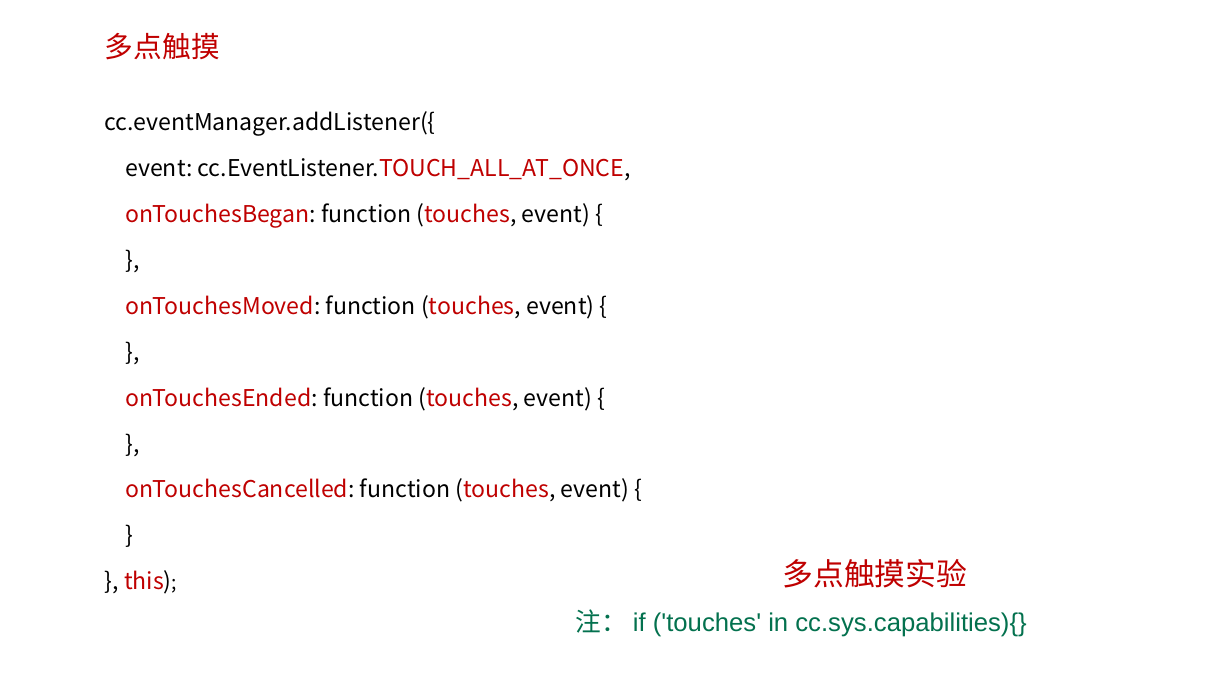
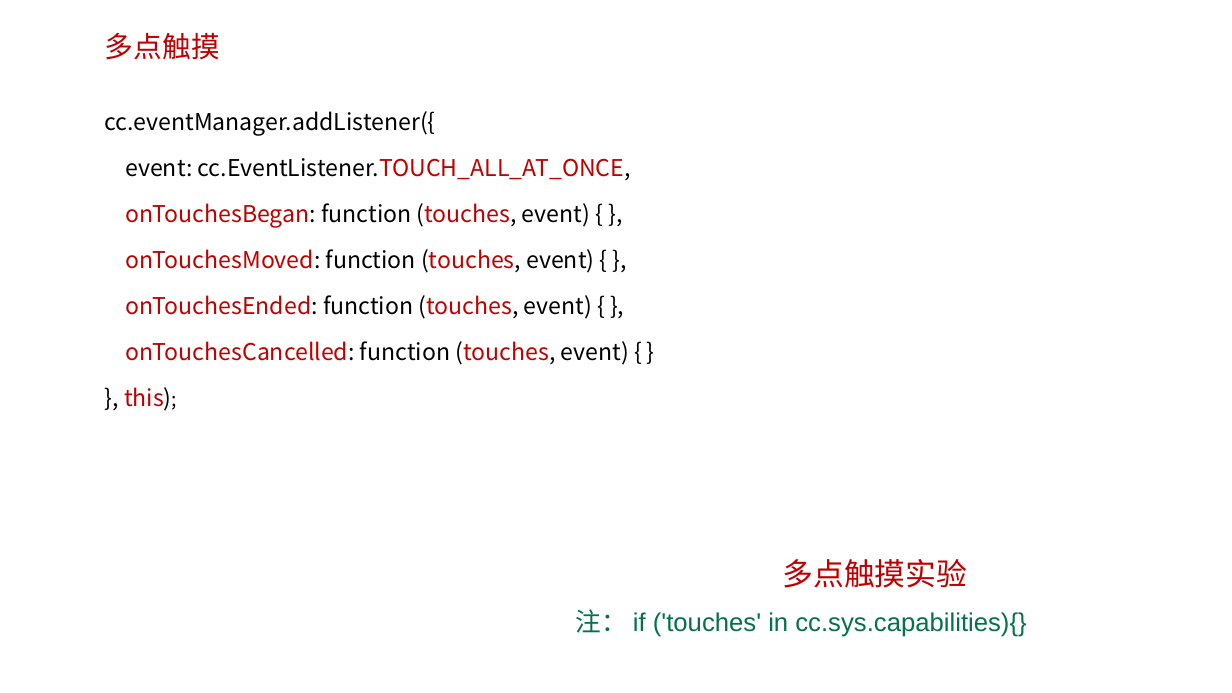
Before and after one commit to edu2act/course-H5-Animation-and-Game-Development, a slide deck: slide 8 of 课程PPT/（11）用户事件.ppt. Drawn at 1232x693 pixels with LibreOffice and Linux fonts; fonts in the diff are those of the drawing; background and template pictures are left out. Boxes give left, top, right and bottom in pixels: in the first picture for what was removed or moved away, otherwise in the second. Text is boxed around its words. In the diff, an @@ line names an element or a change of style, - is before the commit and + after.

```diff
--- a/课程PPT/（11）用户事件.ppt
+++ b/课程PPT/（11）用户事件.ppt
@@ text at <box>125,203,629,365</box>: text changed @@
-onTouchesBegan: function (touches, event) {
-},
-onTouchesMoved: function (touches, event) {
-},
-onTouchesEnded: function (touches, event) {
-},
-onTouchesCancelled: function (touches, event) {
-}
+onTouchesBegan: function (touches, event) { },
+onTouchesMoved: function (touches, event) { },
+onTouchesEnded: function (touches, event) { },
+onTouchesCancelled: function (touches, event) { }
```
Also in this commit, not shown: 4 other slides changed, 3 other files.
